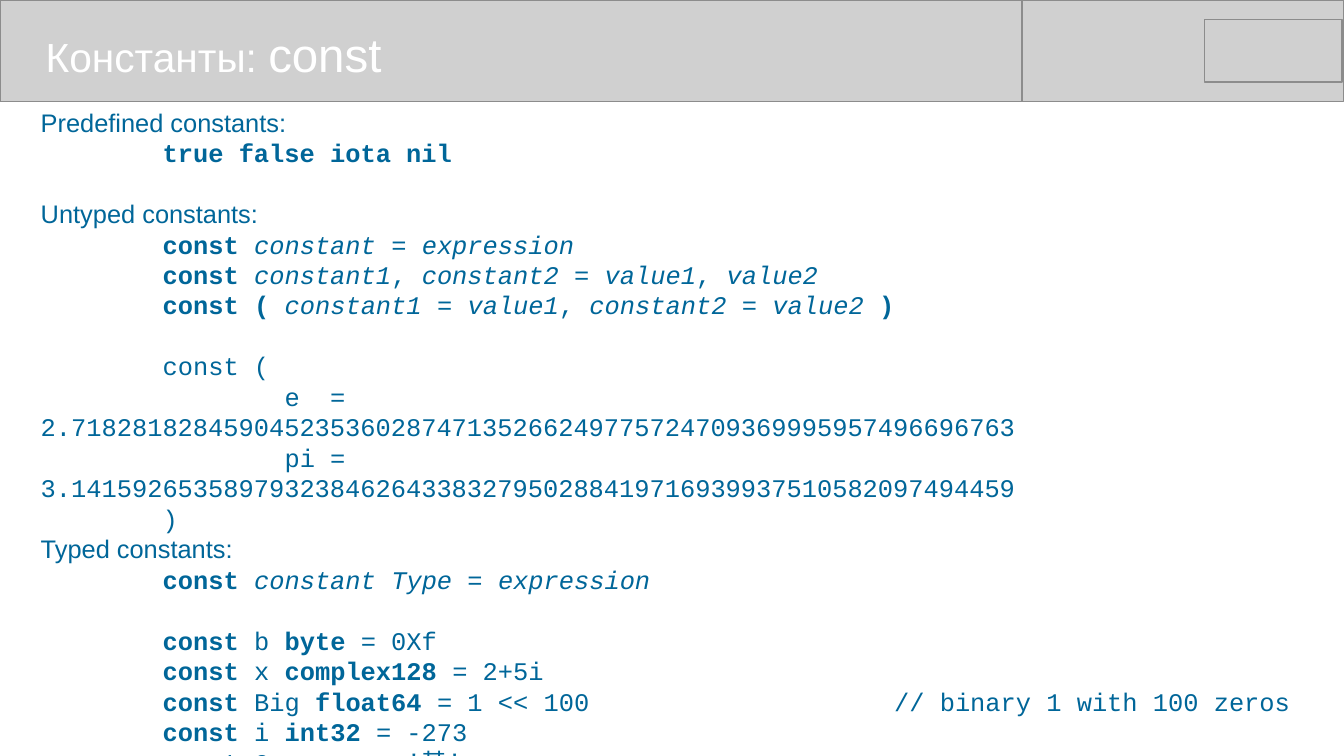
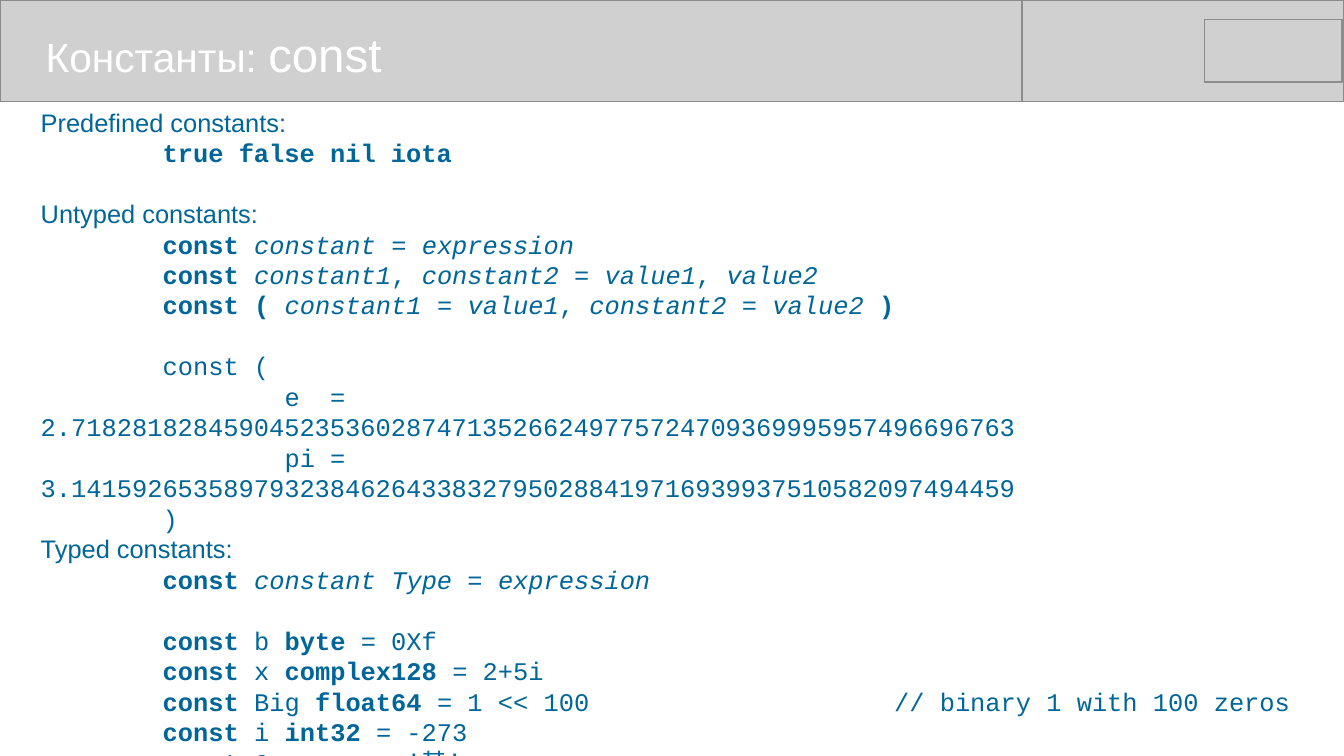
Before and after one commit to mike-shock/Go_language, a slide deck: slide 18 of Go_Intro.odp. Drawn at 1344x756 pixels with LibreOffice and Linux fonts; fonts in the diff are those of the drawing; grey boxes stand for pictures. Boxes give left, top, right and bottom in pixels: in the first picture for what was removed or moved away, otherwise in the second. Text is boxed around its words. In the diff, an @@ line names an element or a change of style, - is before the commit and + after.

```diff
--- a/Go_Intro.odp
+++ b/Go_Intro.odp
@@ text at [163,143,452,163]: text changed @@
-true false iota nil
+true false nil iota
```
Also in this commit, not shown: 13 other slides changed.
